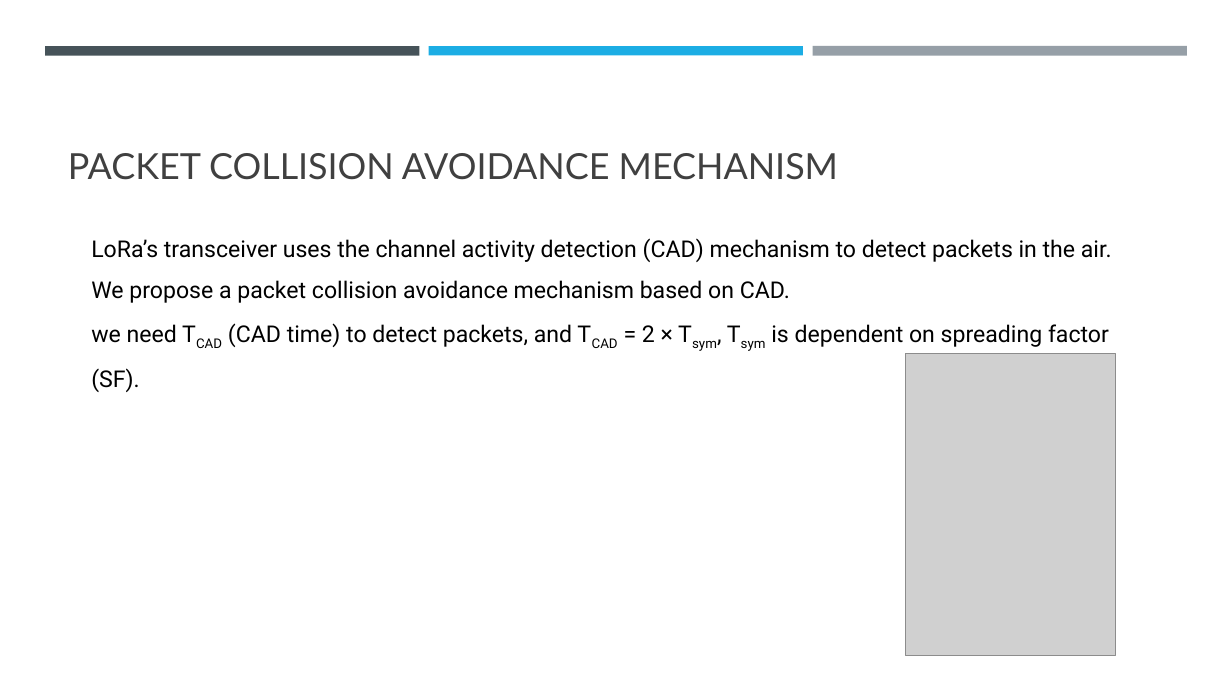
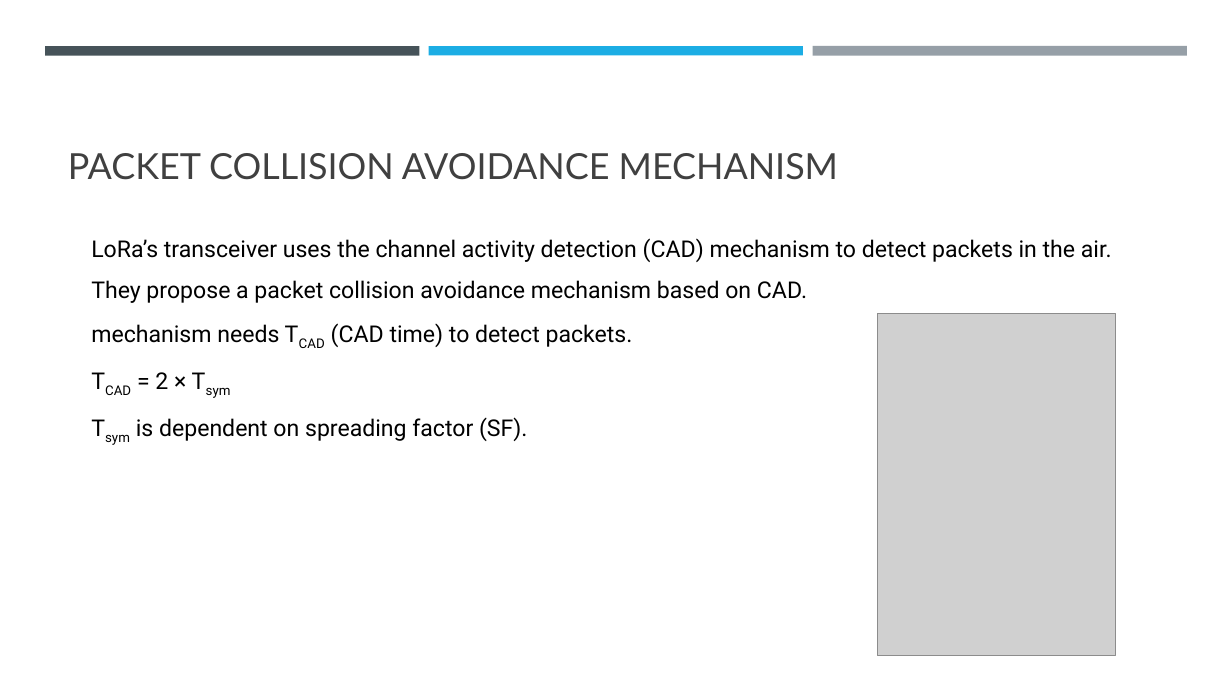
Before and after one commit to Wanarut/Review_literature, a slide deck: slide 24 of Multi-Hop LoRa Network Protocol with Minimized Latency.pptx (slide 25 before the commit). Drawn at 1232x693 pixels with LibreOffice and Linux fonts; fonts in the diff are those of the drawing; grey boxes stand for pictures. Boxes give left, top, right and bottom in pixels: in the first picture for what was removed or moved away, otherwise in the second. Text is boxed around its words. In the diff, an @@ line names an element or a change of style, - is before the commit and + after.

```diff
--- a/Multi-Hop LoRa Network Protocol with Minimized Latency.pptx
+++ b/Multi-Hop LoRa Network Protocol with Minimized Latency.pptx
@@ text at box(91, 238, 1112, 441): text changed @@
-LoRa’s transceiver uses the channel activity detection (CAD) mechanism to detect packets in the air. We propose a packet collision avoidance mechanism based on CAD.
-we need TCAD (CAD time) to detect packets, and TCAD = 2 × Tsym, Tsym is dependent on spreading factor (SF).
+LoRa’s transceiver uses the channel activity detection (CAD) mechanism to detect packets in the air.
+They propose a packet collision avoidance mechanism based on CAD.
+mechanism needs TCAD (CAD time) to detect packets.
+TCAD = 2 × Tsym
+Tsym is dependent on spreading factor (SF).
@@ picture: place and size @@
-picture at box(906, 354, 1116, 656)
+picture at box(878, 313, 1116, 656)
```
Also in this commit, not shown: 30 other slides changed, 3 slides added.
